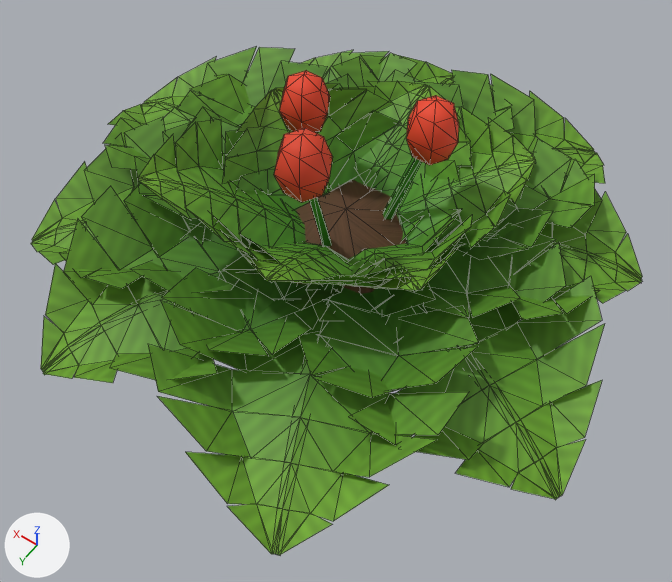
Two versions of the glTF model assets/generated/props/bush_fern.glb, one commit apart.
Before and after are seen from a 50 mm lens placed at (-1.21, 1.75, 2.58), pointed at (-0.12, 0.22, 0.17). The axes (+X, +Y, +Z) are drawn at lower left. The lights are the same throughout. The picture after the commit comes second. Mesh edges are drawn as thin lines. Vertices at exactly the same position are counted once.

Script lines for the objects in view, before the commit:
```python
me_bushfern = bpy.data.meshes.new('BushFern')
me_bushfern.from_pydata(...)  # 1461 vertices, 1632 faces; spans x -1.04..1.1, y -0.96..1.04, z -0.14..0.84
# faces by material slot: [1476, 108, 48]
me_bushfern.materials.append(mat_mat_foliage)
me_bushfern.materials.append(mat_mat_paint)
me_bushfern.materials.append(mat_mat_wood)
ob_bushfern = bpy.data.objects.new('BushFern', me_bushfern)
ob_bushfern.location = (0.0, 0.0, 0.0)
```
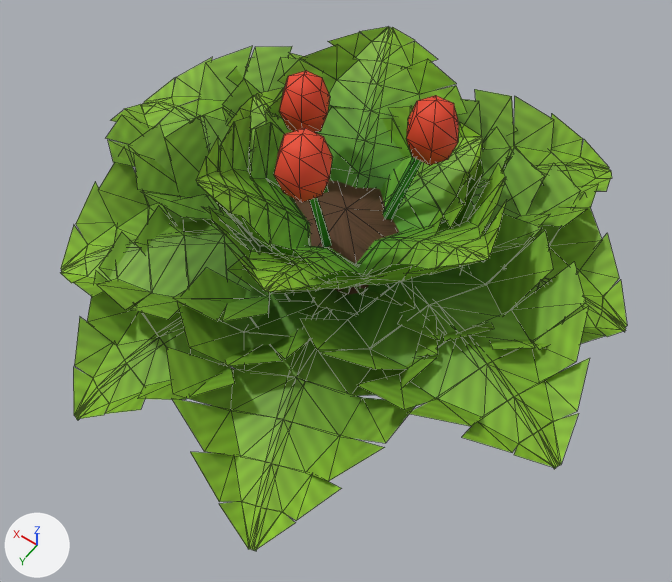
The change, as a diff of the scene's bpy script:
```diff
--- a/assets/generated/props/bush_fern.glb.py
+++ b/assets/generated/props/bush_fern.glb.py
@@ me_bushfern @@
 # used by ob_bushfern; location = (0.0, 0.0, 0.0)
-me_bushfern.from_pydata(...)  # 1461 vertices, 1632 faces; spans x -1.04..1.1, y -0.96..1.04, z -0.14..0.84
+me_bushfern.from_pydata(...)  # 1461 vertices, 1632 faces; spans x -1.01..1.1, y -0.95..1.03, z -0.14..0.84
+# me_bushfern part 1: 1285 of 1461 vertices moved; they spanned x -1.04..1.05, y -0.96..1.04, z 0.06..0.59 and now span x -1.01..1.05, y -0.95..1.03, z -0.03..0.58; mean shift (0.0, -0.01, -0.01); largest move (0.82, -0.29, 0.28) -> (0.83, -0.6, 0.19)
+# me_bushfern part 2: 782 faces centred in x -1.02..1.07, y -0.92..1.01, z 0.08..0.58 are repainted in the vertex colours; the middle colour goes from green #64a02a to green #81b92c
+# me_bushfern part 3: 306 faces centred in x -0.4..0.42, y -0.36..0.4, z 0.12..0.82 are repainted in the vertex colours; the middle colour goes from dark green #2c6621 to dark green #256826
+# me_bushfern part 4: 496 faces centred in x -1.01..1.07, y -0.92..1.0, z 0.08..0.72 are repainted in the vertex colours; the middle colour goes from green #398124 to green #338d28
 me_bushfern.materials.append(mat_mat_foliage)
```

Pixel boxes [x1, y1, x2, y2] of what changed, in the pictures (672 x 582 px; the box of a moved part takes in the faces that stretch with it):
'BushFern', reshaped, recoloured (7% narrower): before [31, 46, 642, 555]; after [61, 27, 627, 551]
part 1 of me_bushfern, moved or reshaped: before [31, 46, 642, 555]; after [61, 27, 627, 551]
part 2 of me_bushfern, recoloured: before [31, 46, 642, 555]; after [61, 27, 627, 551]
part 3 of me_bushfern, recoloured: [274, 70, 459, 203] in both
part 4 of me_bushfern, recoloured: before [44, 109, 560, 555]; after [77, 106, 625, 551]
